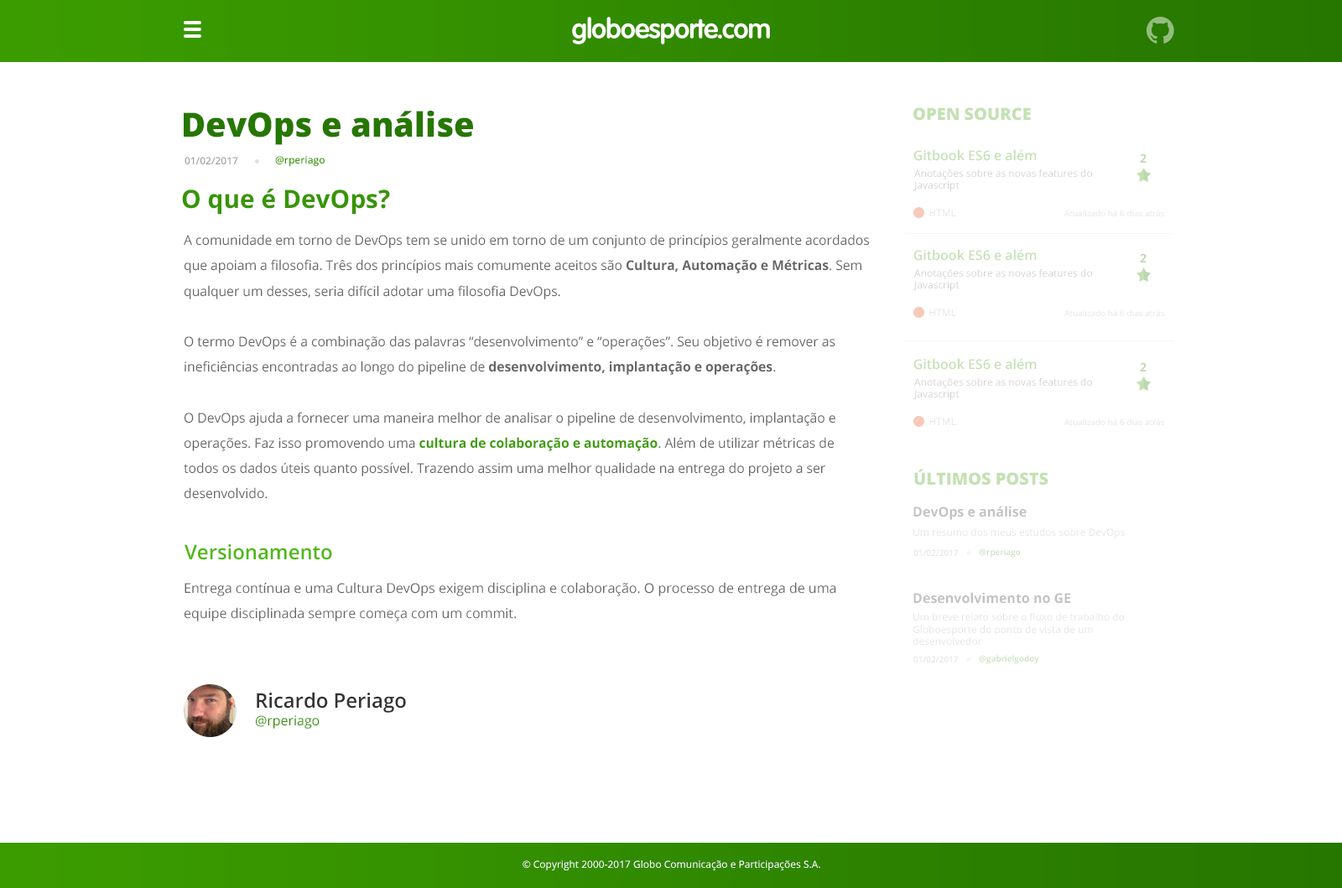
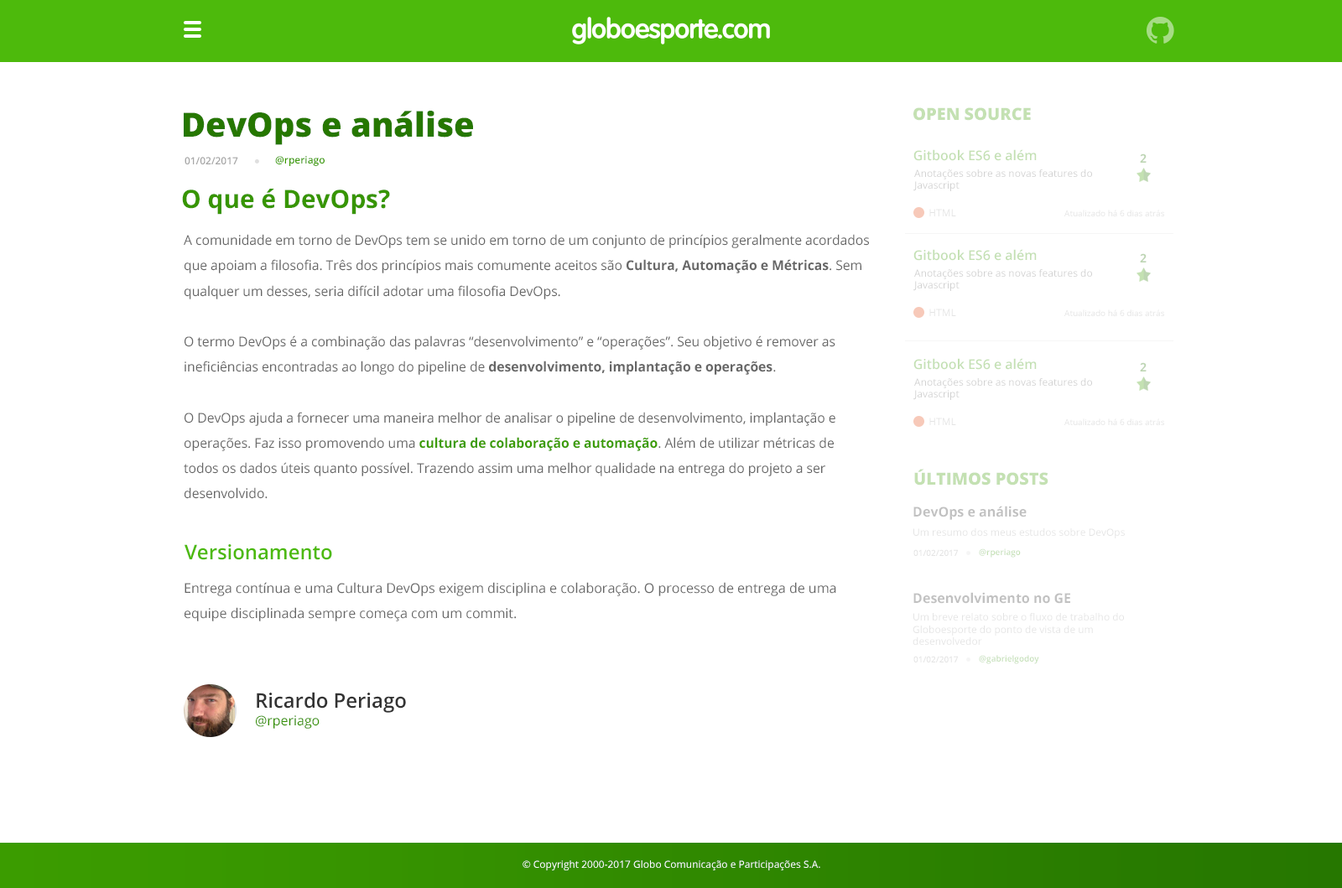
Before/after of a 1342x888 layered artwork. What changed in the layer stack:
painted on "Container" (2nd of 8, in "Header") over [0, 0, 1342, 63]
